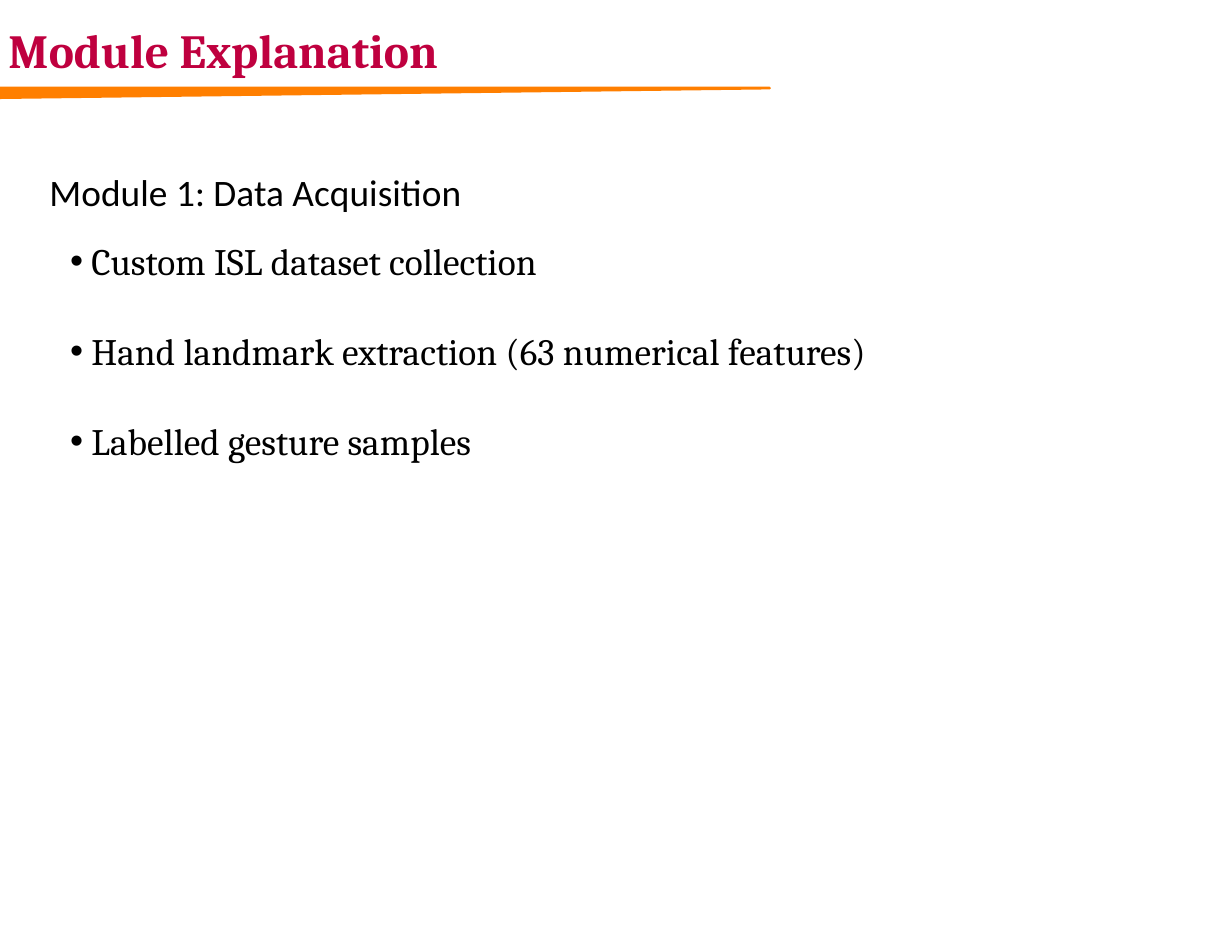
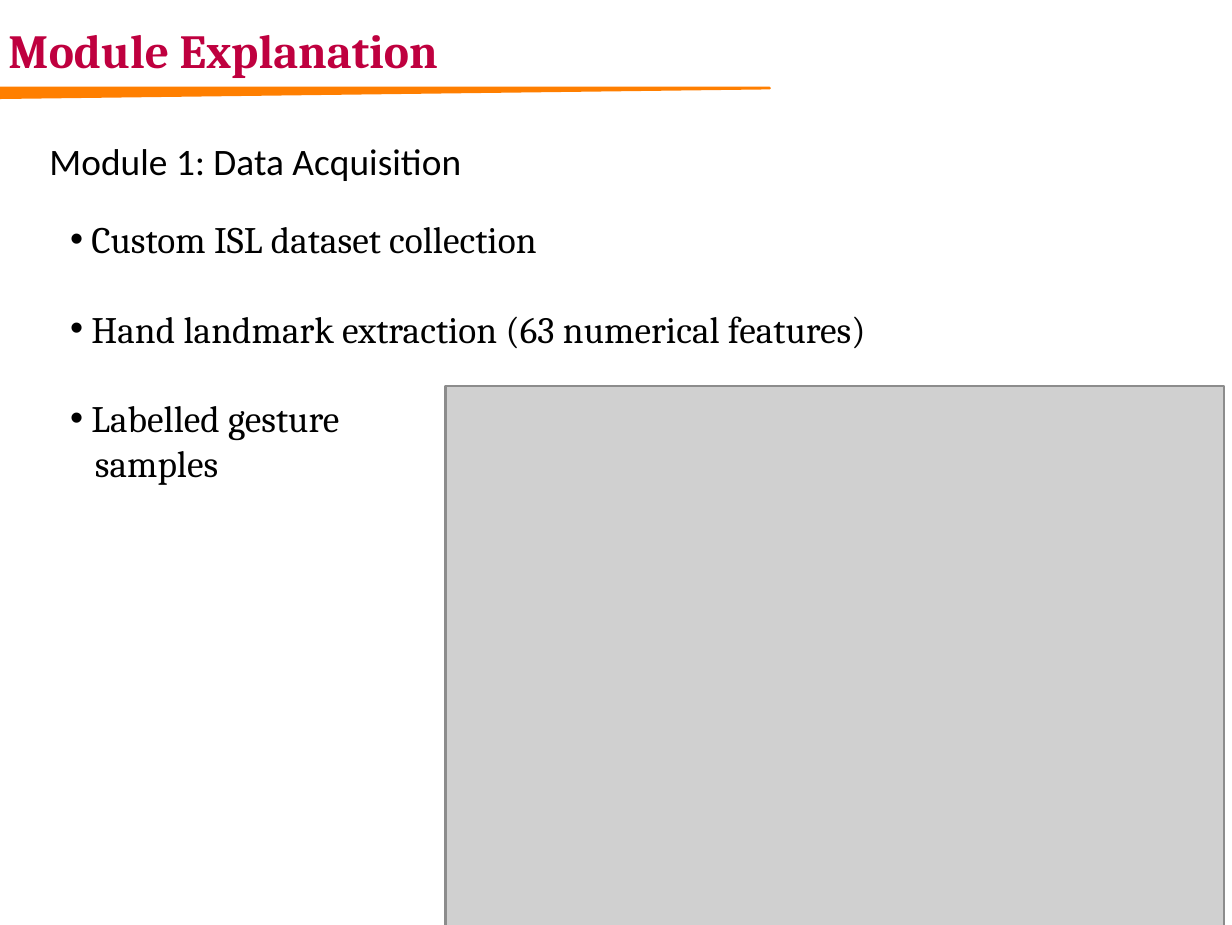
Before and after one commit to Bhavya190616/VoiceBridge, a slide deck: slide 16 of ppt/first review.pptx (slide 15 before the commit). Drawn at 1232x925 pixels with LibreOffice and Linux fonts; fonts in the diff are those of the drawing; grey boxes stand for pictures. Boxes give left, top, right and bottom in pixels: in the first picture for what was removed or moved away, otherwise in the second. Text is boxed around its words. In the diff, an @@ line names an element or a change of style, - is before the commit and + after.

```diff
--- a/ppt/first review.pptx
+++ b/ppt/first review.pptx
@@ text "Module 1: Data Acquisition": place and size @@
-text "Module 1: Data Acquisition" at box(49, 180, 461, 212)
+text "Module 1: Data Acquisition" at box(49, 149, 461, 181)
@@ text "Custom ISL dataset collection": place and size @@
-text "Custom ISL dataset collection" at box(91, 249, 866, 464)
+text "Custom ISL dataset collection" at box(91, 227, 866, 485)
@@ picture added at box(445, 386, 1225, 925) @@
@@ text at box(91, 406, 339, 485): text changed @@
-• Labelled gesture samples
+• Labelled gesture
+samples
```
Also in this commit, not shown: 1 other slide changed, 1 slide added, 6 other files.
